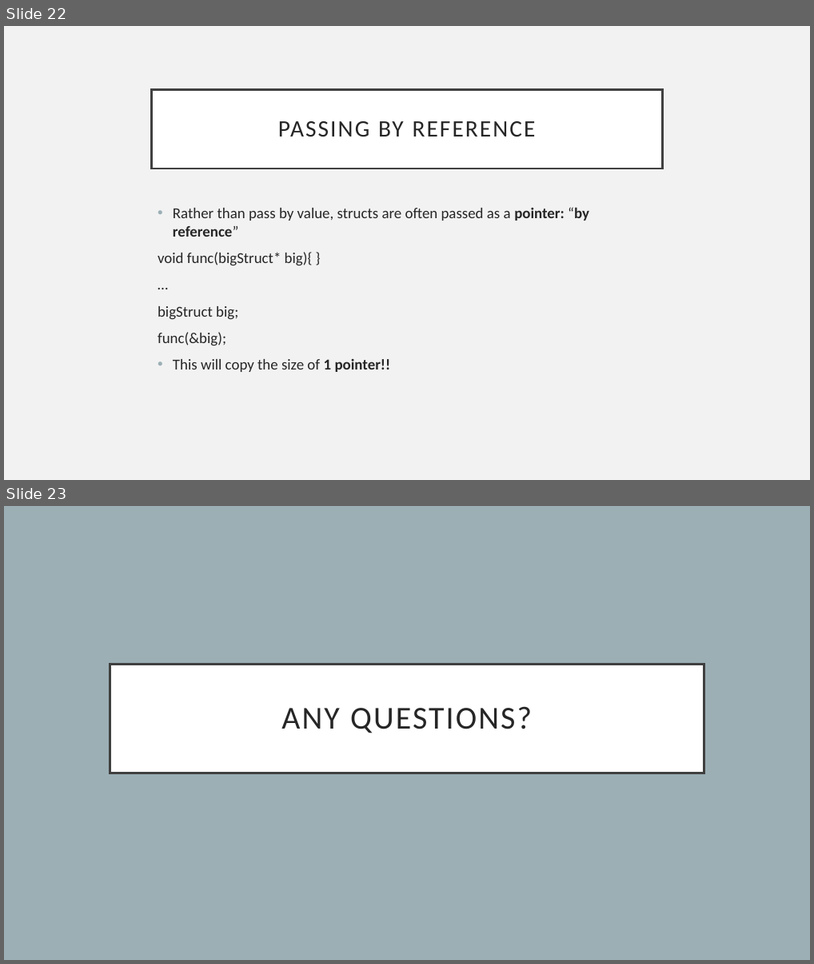
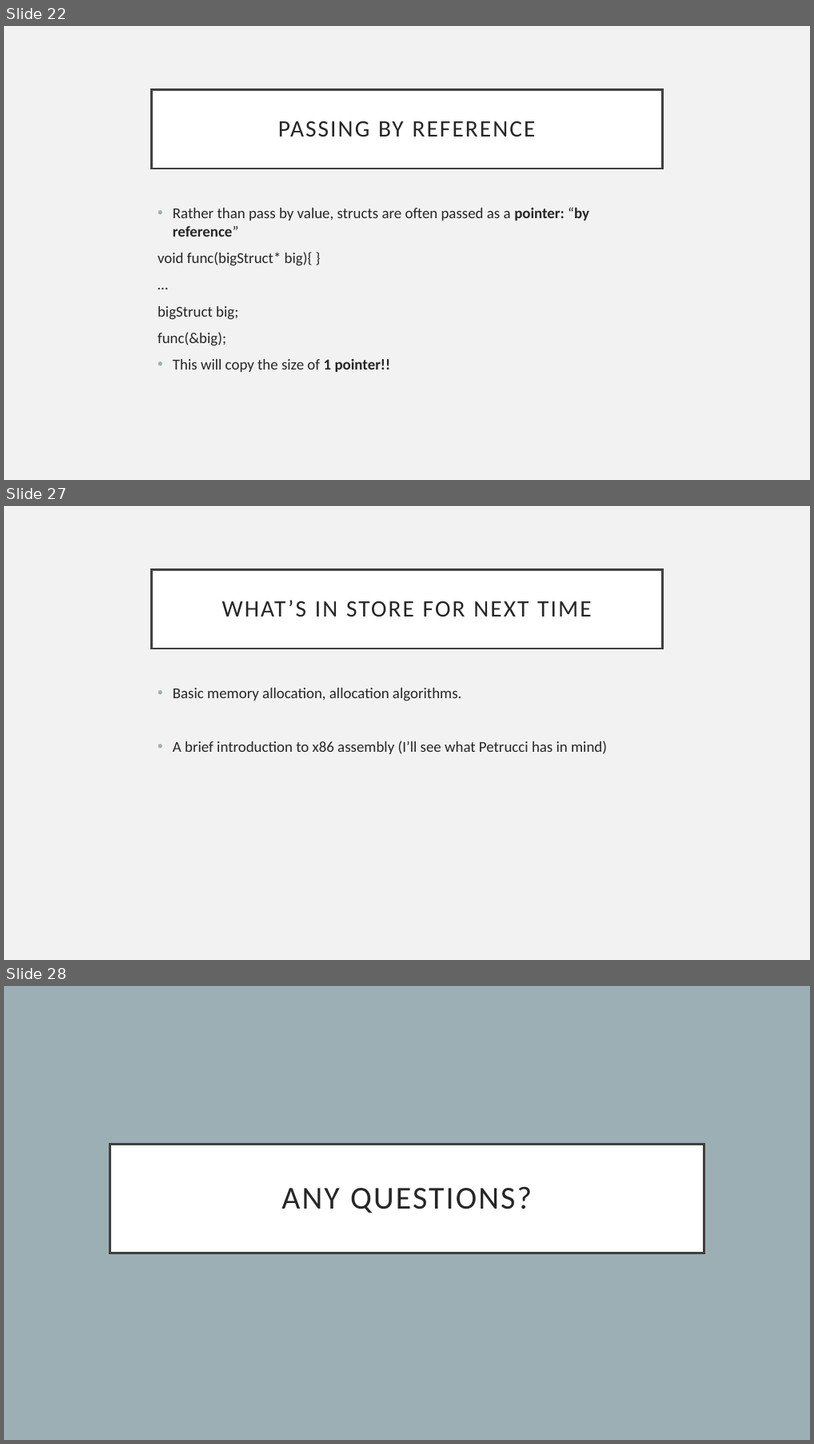
Before and after one commit to glu99331/glu99331.github.io, a slide deck: files/CS449/Petrucci/CS_0449_Recitation_3.pptx. Shown one above the other, each under a label of ours: slides 22 and 23 before the commit, slides 22, 27 and 28 after it; the slides between them are not shown. The pictures are 814x964 and 814x1444 pixels, drawn with LibreOffice and Linux fonts; fonts in the diff are those of the drawing. Boxes give left, top, right and bottom in pixels: in the first picture for what was removed or moved away, otherwise in the second. Text is boxed around its words. In the diff, an @@ line names an element or a change of style, - is before the commit and + after.

```diff
--- a/files/CS449/Petrucci/CS_0449_Recitation_3.pptx
+++ b/files/CS449/Petrucci/CS_0449_Recitation_3.pptx
@@ slide 27 added at (4, 506, 810, 960), background #F2F2F2 @@
@@ title added at (152, 569, 662, 648), fill #FFFFFF, outline #404040 2.5 pt, 28 pt, text #262626 @@
+WHAT’S IN STORE FOR NEXT TIME
@@ text added at (173, 688, 607, 754), 18 pt, text #262626 @@
+• Basic memory allocation, allocation algorithms.
+• A brief introduction to x86 assembly (I’ll see what Petrucci has in mind)
@@ what was slide 23 is now slide 28 @@
```
Also in this commit, not shown: 4 other slides added.
